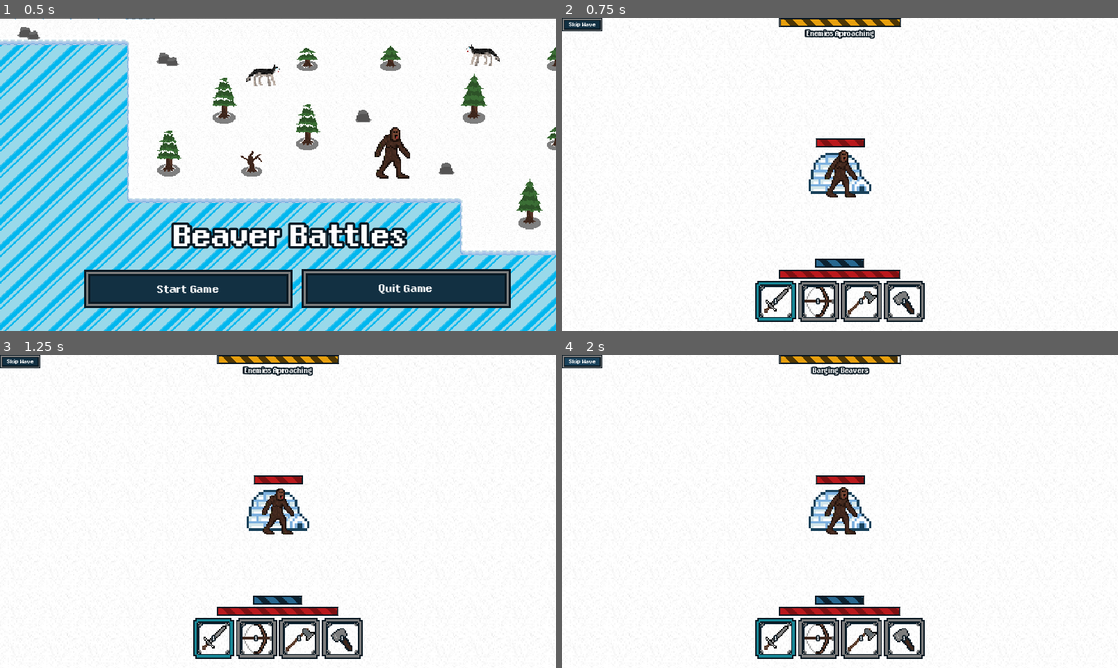
Above: before the commit, frames 1-4 (two rows, left to right).
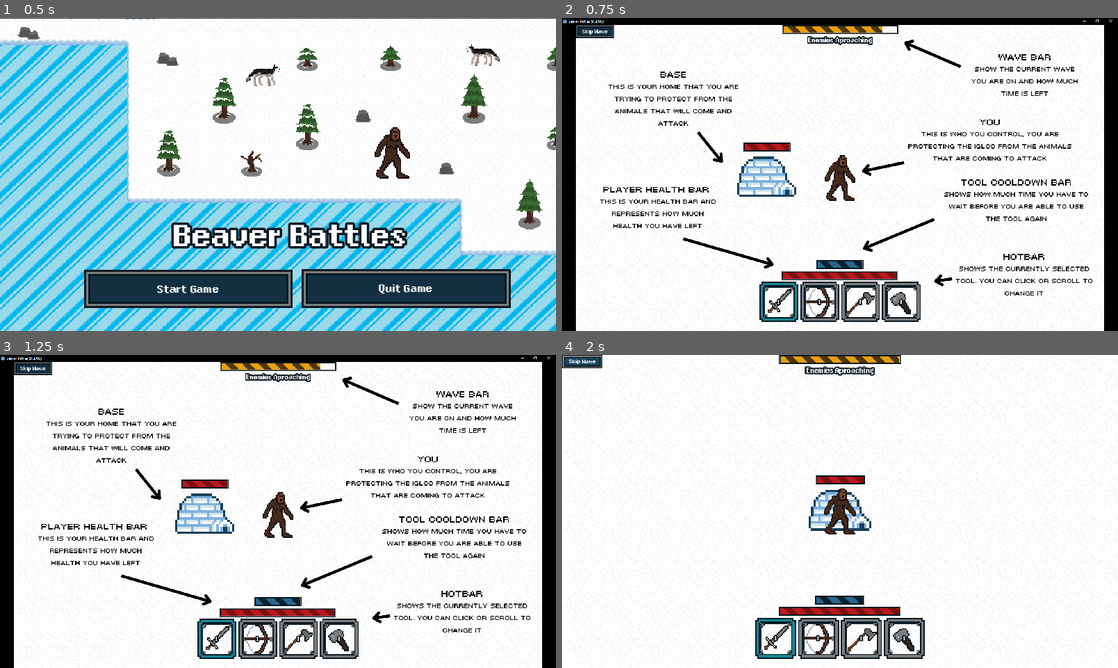
Above: after the commit, the same moments.

Repository: jharroff/CS3-CapstoneProject
Game: Godot game, scene res://startscreen/start_screen.tscn
The game is run twice, just before and just after one commit, with the same random seed, the same clock (stepped at 60 frames per second) and the same inputs.
Inputs (mouse positions are in pixels of both pictures, inside the frame that each line leads up to):
- Up to frame 1 (0.5 s): no input
- Up to frame 2 (0.75 s): click "Start Game" at 0.5 s
- Up to frame 3 (1.25 s): no input
- Up to frame 4 (2 s): click (584, 361) at 1.25 s, where only the run before the commit has a clickable "Skip Wave"

Frame 1 is identical in both runs. In frame 2, 17% of the frame differs, in the area x 0-100%, y 0-100%; in frame 3, 17%; in frame 4, 0.5%.

Commit message:
Tutorial branch (#115)
* Added Tutorial System

* Added Tutorial Image

Diff:
--- /dev/null
+++ b/Viewport/tutorialXontroller.gd
@@ -0,0 +1,18 @@
+extends Control
+
+
+# Called when the node enters the scene tree for the first time.
+# Called every frame. 'delta' is the elapsed time since the previous frame.
+func _process(delta: float) -> void:
+	pass
+
+func hideMessage():
+	input.leftClick.disconnect(hide)
+	input.pauseMode(false)
+	hide()
+
+func displayMessage(imagePath):
+	show()
+	input.pauseMode(true)
+	$TextureRect.texture = utils.loadImage(imagePath)
+	input.leftClick.connect(hideMessage)
--- a/Viewport/uiParent.tscn
+++ b/Viewport/uiParent.tscn
@@ -1,17 +1,18 @@
-[gd_scene load_steps=13 format=3 uid="uid://djwwygdbkecpf"]
+[gd_scene load_steps=14 format=3 uid="uid://djwwygdbkecpf"]
 
 [ext_resource type="Script" path="res://Viewport/ui_parent.gd" id="1_vomrg"]
 [ext_resource type="PackedScene" uid="uid://dfrt33c1gjcjo" path="res://inventory/buildMenu/buildMenu.tscn" id="2_nsqpp"]
 [ext_resource type="PackedScene" uid="uid://4an7svyd3c01" path="res://inventory/craftingMenu/craftingMenu.tscn" id="3_3xali"]
 [ext_resource type="Script" path="res://Viewport/items_changed.gd" id="4_vji0o"]
 [ext_resource type="PackedScene" uid="uid://b1rgl0x6u324p" path="res://ProgressBars/status_bars.tscn" id="5_e6lsy"]
-[ext_resource type="PackedScene" uid="uid://c1aj2wm7lc6p4" path="res://waveSystem/wave_progress.tscn" id="6_gyyec"]
-[ext_resource type="PackedScene" uid="uid://c1p6m83lo0rwx" path="res://player_death.tscn" id="7_ix22k"]
-[ext_resource type="PackedScene" uid="uid://t1ev12a4l7q7" path="res://damage_warning.tscn" id="8_fceoe"]
+[ext_resource type="PackedScene" uid="uid://bewwxsy2784v5" path="res://waveSystem/wave_progress.tscn" id="6_gyyec"]
+[ext_resource type="PackedScene" uid="uid://c72cw44vj0oy4" path="res://player_death.tscn" id="7_ix22k"]
+[ext_resource type="PackedScene" path="res://damage_warning.tscn" id="8_fceoe"]
 [ext_resource type="Texture2D" uid="uid://cl44wos2rqmek" path="res://inventory/craftingMenu/SmallLabelButtonNormal.png" id="9_j6bof"]
 [ext_resource type="Texture2D" uid="uid://dv2vneirvx0hc" path="res://inventory/craftingMenu/SmallLabelButtonPressed.png" id="10_225i5"]
 [ext_resource type="Texture2D" uid="uid://do6mq6hhldwxt" path="res://inventory/craftingMenu/SmallLabelButtonHover.png" id="11_mr57o"]
 [ext_resource type="FontFile" uid="uid://c32arsggg4kna" path="res://startscreen/Nihonium113.ttf" id="12_u5n0g"]
+[ext_resource type="PackedScene" uid="uid://cmblccoofb4ow" path="res://gameplayReferences/tutorial_controller.tscn" id="13_la144"]
 
 [node name="UIParent" type="CanvasLayer"]
 script = ExtResource("1_vomrg")
@@ -80,4 +81,6 @@
 horizontal_alignment = 1
 vertical_alignment = 1
 
+[node name="tutorialController" parent="." instance=ExtResource("13_la144")]
+
 [connection signal="pressed" from="skipWaveBttn" to="." method="_on_skip_wave_bttn_button_down"]
--- a/World/world.gd
+++ b/World/world.gd
@@ -17,6 +17,8 @@
 	self.add_child(_player)
 	base.spawnBase(basePosition)
 	base.death.connect(_onGameEnd)
+	if global.tutorial:
+		global.world.UIParent.get_node("tutorialController").displayMessage("res://tutorial1.png")
 
 func _onGameEnd():
 	input.setMouseMode("normal")
--- /dev/null
+++ b/gameplayReferences/tutorial_controller.tscn
@@ -0,0 +1,25 @@
+[gd_scene load_steps=3 format=3 uid="uid://cmblccoofb4ow"]
+
+[ext_resource type="Script" path="res://Viewport/tutorialXontroller.gd" id="1_1ol8e"]
+[ext_resource type="Texture2D" uid="uid://ds3hpmmqev846" path="res://tutorial1.png" id="2_p6pif"]
+
+[node name="tutorialController" type="Control"]
+process_mode = 2
+visible = false
+layout_mode = 3
+anchors_preset = 15
+anchor_right = 1.0
+anchor_bottom = 1.0
+grow_horizontal = 2
+grow_vertical = 2
+script = ExtResource("1_1ol8e")
+
+[node name="TextureRect" type="TextureRect" parent="."]
+layout_mode = 1
+anchors_preset = 15
+anchor_right = 1.0
+anchor_bottom = 1.0
+grow_horizontal = 2
+grow_vertical = 2
+texture = ExtResource("2_p6pif")
+expand_mode = 5
--- a/globals/globals.gd
+++ b/globals/globals.gd
@@ -5,6 +5,7 @@
 @onready var world
 @onready var player
 @onready var waveSystem
+var tutorial = true
 var resourceManager = preload("res://inventory/resourceManager.gd").new()
 var WORLD_SEED:float
 #var basePosition = Vector2(500, 400) #would like to eventually have this set the position of the base in a world script
--- a/globals/input.gd
+++ b/globals/input.gd
@@ -11,6 +11,8 @@
 signal mouseModeChange(mode)
 @onready var tilemapMouseScene = preload("res://gameplayReferences/tileMapCursor.tscn")
 
+func _ready() -> void:
+	process_mode = Node.PROCESS_MODE_ALWAYS
 var scrollMode = "normal"
 var _scrollTypes = {"normal":[scrollUp,scrollDown],"build":[buildScrollUp,buildScrollDown]} # List of all the types of scrolling signals and their actual signal objects
 func _process(delta: float) -> void:
@@ -31,3 +33,7 @@
 	else:
 		Input.set_mouse_mode(Input.MOUSE_MODE_VISIBLE)
 		mouseModeChange.emit(mode)
+
+func pauseMode(mode:bool):
+	print(mode)
+	get_tree().paused = mode
Binary file added: tutorial1.png
Not shown, added: tutorial1.png.import
